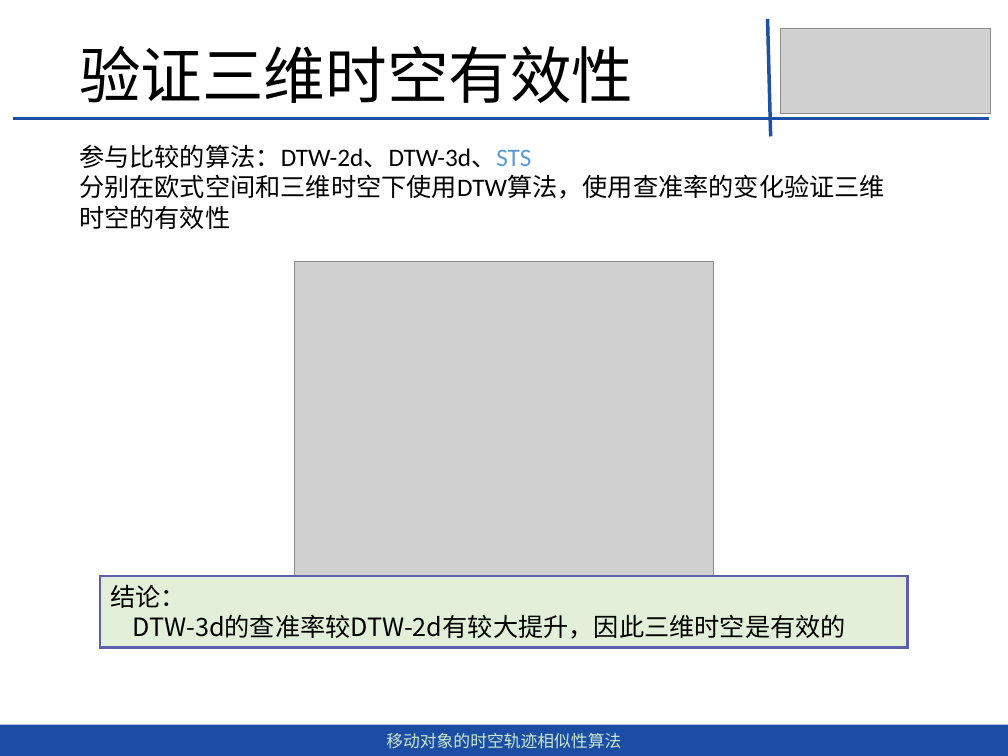
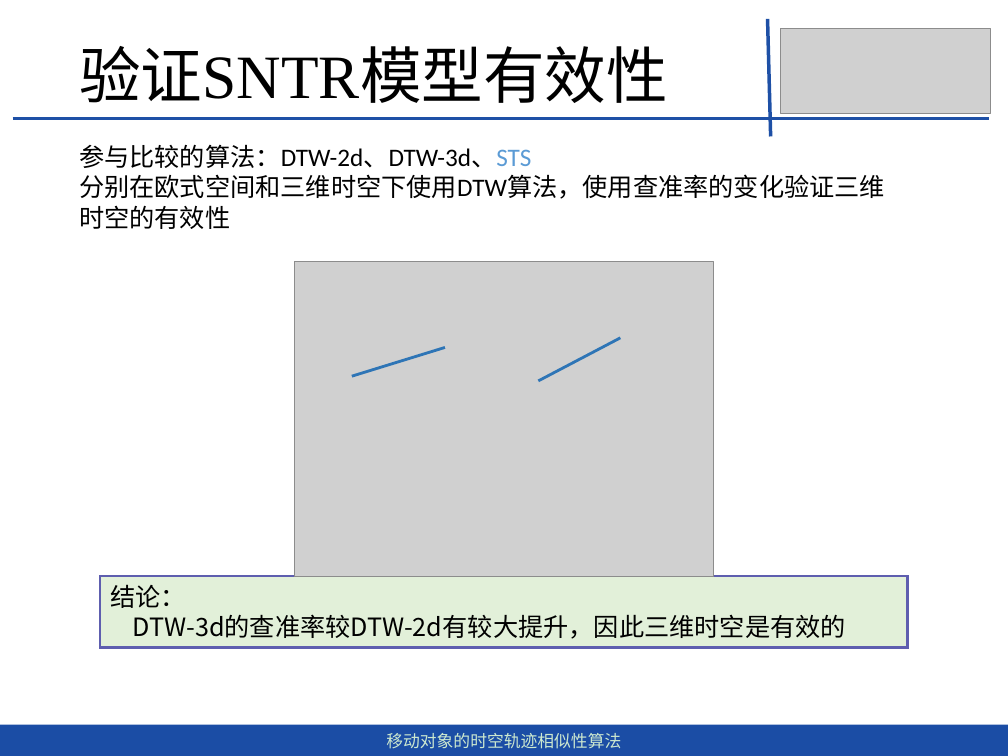
Before and after one commit to dingguangwei/biyelunwen, a slide deck: slide 33 of 移动对象的时空轨迹相似性查询算法-丁光伟-第2版.pptx. Drawn at 1008x756 pixels with LibreOffice and Linux fonts; fonts in the diff are those of the drawing; grey boxes stand for pictures. Boxes give left, top, right and bottom in pixels: in the first picture for what was removed or moved away, otherwise in the second. Text is boxed around its words. In the diff, an @@ line names an element or a change of style, - is before the commit and + after.

```diff
--- a/移动对象的时空轨迹相似性查询算法-丁光伟-第2版.pptx
+++ b/移动对象的时空轨迹相似性查询算法-丁光伟-第2版.pptx
@@ text at (79, 46, 668, 103): text changed @@
-验证三维时空有效性
+验证SNTR模型有效性
@@ line added from (352, 376) to (445, 348), #2E75B6 2 pt @@
@@ line added from (538, 381) to (620, 338), #2E75B6 2 pt @@
```
Also in this commit, not shown: 12 other slides changed, 7 other files.
